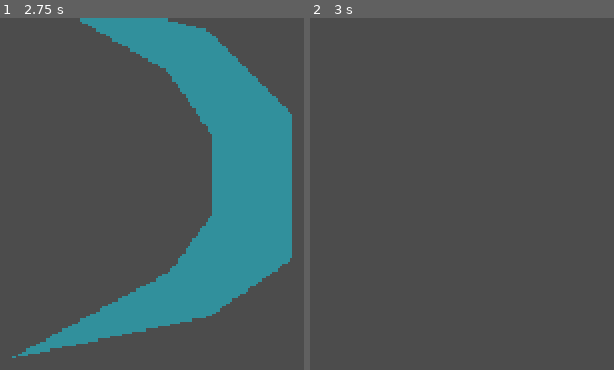
Above: before the commit, frames 1-2 (left to right).
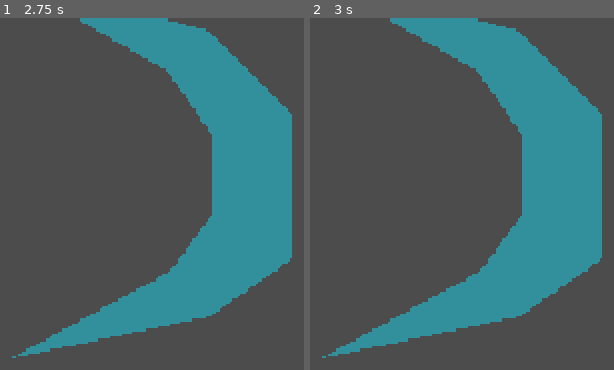
Above: after the commit, the same moments.

Repository: Extor3D/DestinysClan
Game: Godot game, scene res://Player/Formations/Effects/DefenseEffect.tscn
The game is run twice, just before and just after one commit, with the same random seed, the same clock (stepped at 60 frames per second) and the same inputs. This scene is started directly instead of the project's main scene.
Inputs:
- Up to frame 1 (2.75 s): tap Enter at 0.5, 2 s; hold Space (activate_formation) 0.53-1.28 s; tap Space (activate_formation) at 1.35 s; hold Space (activate_formation) from 2.03 s (still down)
- Up to frame 2 (3 s): release Space (activate_formation) at 2.78 s; tap Space (activate_formation) at 2.85 s

Frame 1 is identical in both runs. In frame 2, 28% of the frame differs, in the area x 3-97%, y 0-97%.
Error in both runs: Invalid call. Nonexistent function 'get_higher_ship' in base 'Viewport'. (res://Player/Formations/Effects/DefenseEffect.gd:4)

Commit message:
Agrego detalles al proyecto

Diff:
--- a/SpaceshipHarem/Player/Formations/Effects/DefenseEffect.gd
+++ b/SpaceshipHarem/Player/Formations/Effects/DefenseEffect.gd
@@ -10,4 +10,5 @@
 	body.queue_free()
 
 func _on_EffectTime_timeout():
+	get_parent().clear_formation()
 	queue_free()
--- a/SpaceshipHarem/Player/Scripts/Player.gd
+++ b/SpaceshipHarem/Player/Scripts/Player.gd
@@ -11,7 +11,7 @@
 
 var energy : float = 0
 var ships : Array
-var joints : Array
+var chains : Array
 var ship_scene = preload("res://Player/SmallShip.tscn")
 var chain_scene = preload("res://Player/Chain.tscn")
 var shot_scene = preload("res://Player/Shot.tscn")
@@ -28,6 +28,7 @@
 
 	#Create first chain and attach it to joint
 	var chain = create_chain(nextPosition)
+	chains.append(chain)
 	nextPosition = chain.position
 	lastNode = NodePath(chain.get_path())
 	j.set_node_b(lastNode)
@@ -49,10 +50,10 @@
 
 		#Create next chain and attach it to joint
 		chain = create_chain(nextPosition)
+		chains.append(chain)
 		lastNode = NodePath(chain.get_path())
 		nextPosition = chain.position
 		j.set_node_b(lastNode)
-		joints.append(j)
 
 		#Calculate next position
 		nextPosition = calc_next_position(chain.position, chain)
@@ -76,6 +77,8 @@
 				f.scale = Vector2(s, s)
 				if is_formation_done(f):
 					f.do_effect(s)
+					for c in chains:
+						c.set_mode(RigidBody2D.MODE_CHARACTER)
 					energy -= f.energy
 
 func _process(delta):
@@ -158,6 +161,9 @@
 	shot.position = p
 	get_tree().root.add_child(shot)
 
+func clear_formation():
+	for c in chains:
+		c.set_mode(RigidBody2D.MODE_RIGID)
 
 func _on_InviTimer_timeout():
 	$Ship1.blink = false
